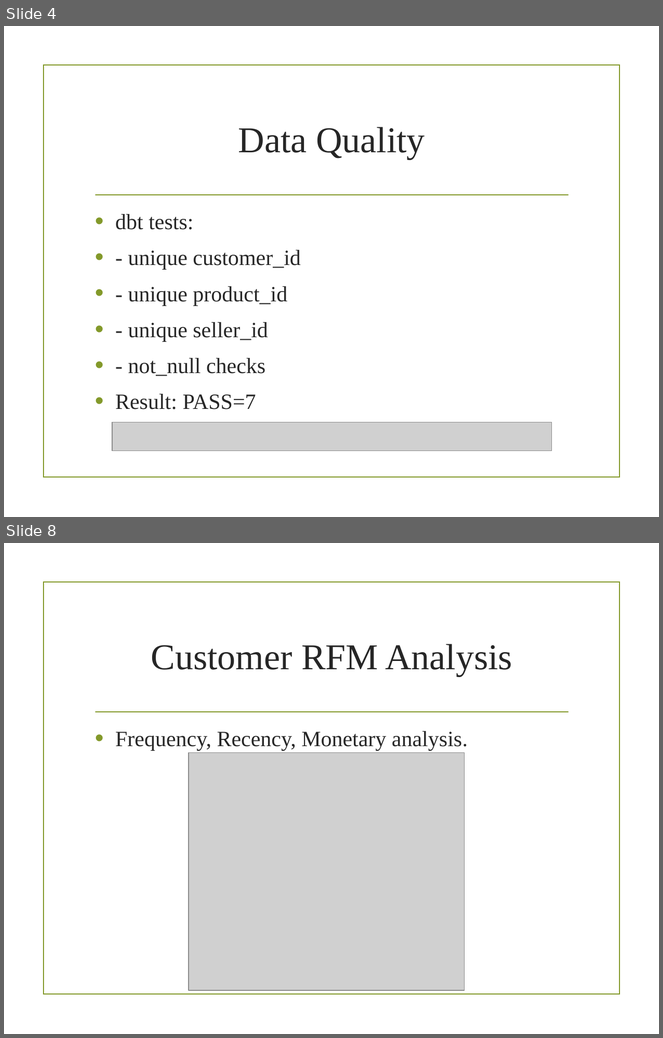
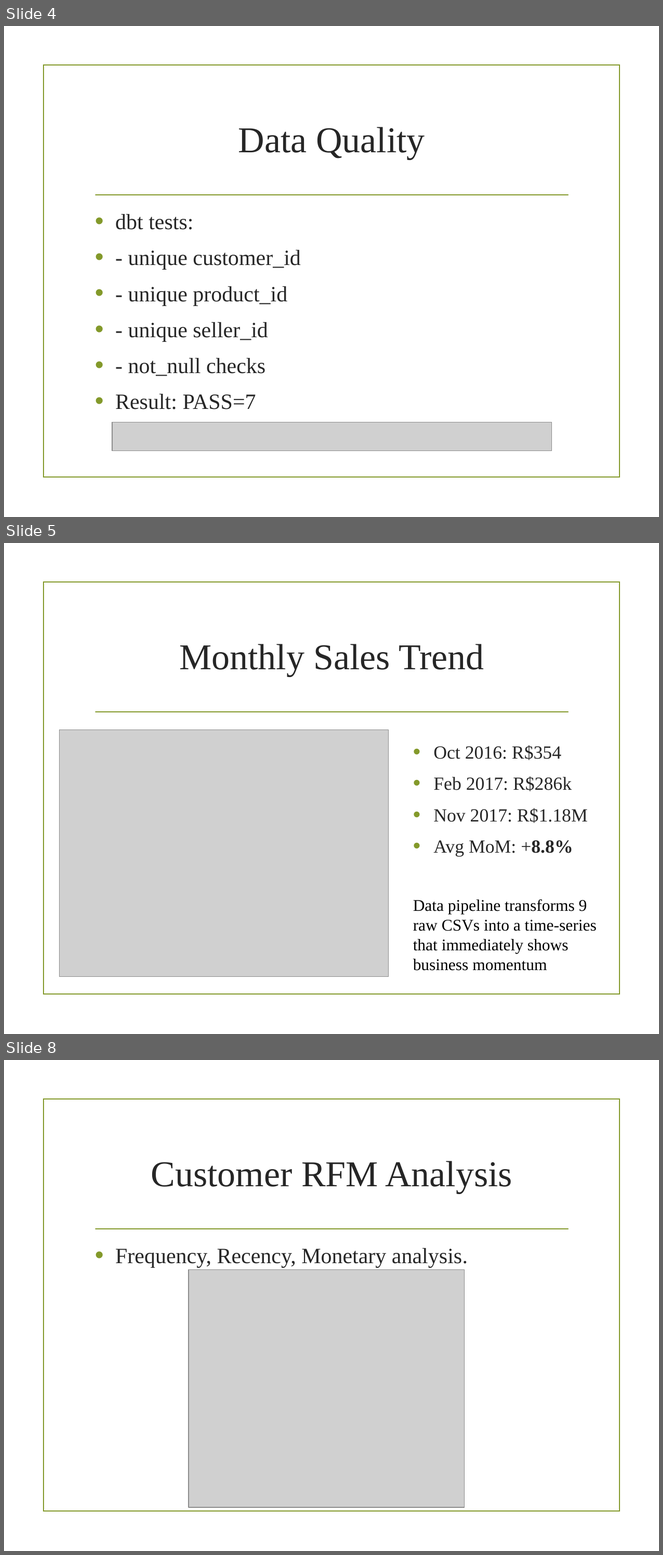
Before and after one commit to weihg27/ecommerce-project, a slide deck: slices/Olist_Ecommerce_Project_Presentation.pptx. Shown one above the other, each under a label of ours: slides 4 and 8 before the commit, slides 4, 5 and 8 after it; the slides between them are not shown. The pictures are 663x1038 and 663x1555 pixels, drawn with LibreOffice and Linux fonts; fonts in the diff are those of the drawing; grey boxes stand for pictures; background and template pictures are left out. Boxes give left, top, right and bottom in pixels: in the first picture for what was removed or moved away, otherwise in the second. Text is boxed around its words. In the diff, an @@ line names an element or a change of style, - is before the commit and + after.

Commit message:
Edited slides 5-7

```diff
--- a/slices/Olist_Ecommerce_Project_Presentation.pptx
+++ b/slices/Olist_Ecommerce_Project_Presentation.pptx
@@ slide 5 added at (4, 543, 659, 1034), background picture (left out); not listed: 2 template elements that a slide beside it also shows @@
@@ title added at (179, 644, 484, 677), 40 pt, text #262626 @@
+Monthly Sales Trend
@@ picture added at (60, 730, 389, 977) @@
@@ text added at (434, 745, 588, 857), 20.4 pt, text #262626 @@
+• Oct 2016: R$354
+• Feb 2017: R$286k
+• Nov 2017: R$1.18M
+• Avg MoM: +8.8%
@@ text added at (413, 900, 597, 971), 18 pt, text #000000 @@
+Data pipeline transforms 9 raw CSVs into a time-series that immediately shows business momentum
```
Also in this commit, not shown: 2 slides changed, 1 slide removed, 1 other file.
